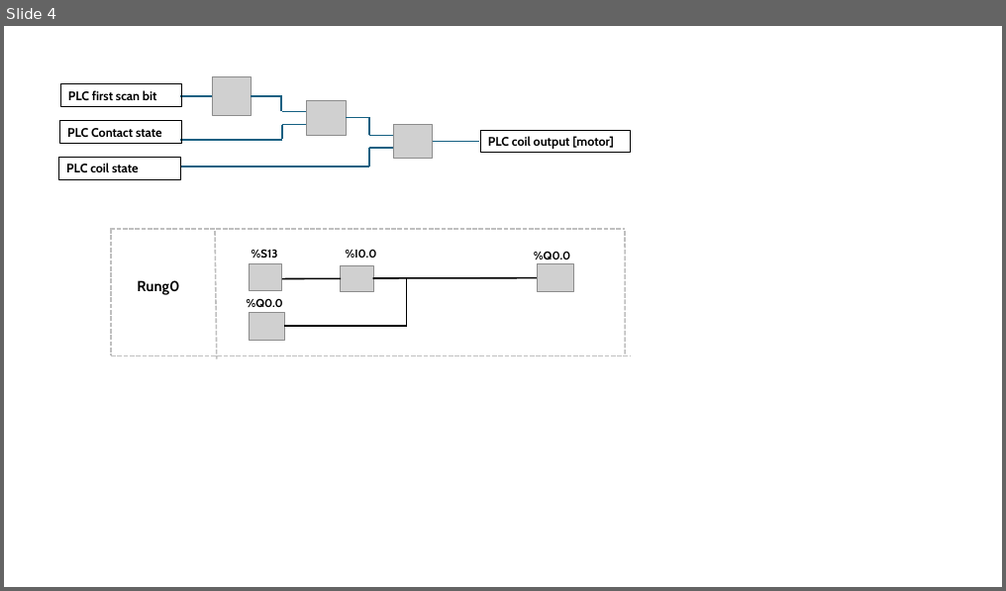
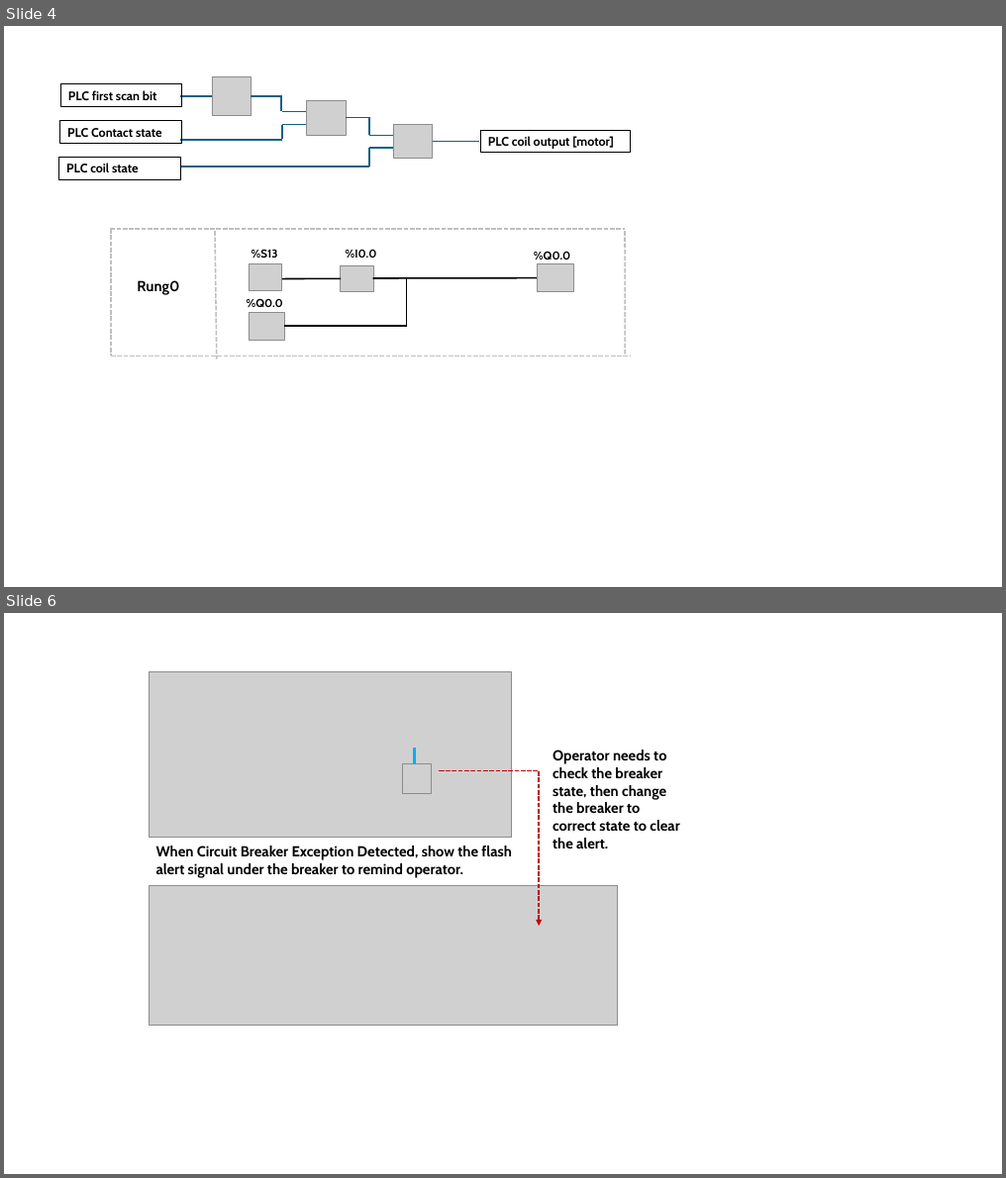
Before and after one commit to LiuYuancheng/IT_OT_IoT_Cyber_Security_Workshop, a slide deck: OT_System_Attack_Case_Study/Power_CircuitBreaker/img/designDoc.pptx. Shown one above the other, each under a label of ours: slide 4 before the commit, slides 4 and 6 after it; the slides between them are not shown. The pictures are 1006x591 and 1006x1178 pixels, drawn with LibreOffice and Linux fonts; fonts in the diff are those of the drawing; grey boxes stand for pictures. Boxes give left, top, right and bottom in pixels: in the first picture for what was removed or moved away, otherwise in the second. Text is boxed around its words. In the diff, an @@ line names an element or a change of style, - is before the commit and + after.

```diff
--- a/OT_System_Attack_Case_Study/Power_CircuitBreaker/img/designDoc.pptx
+++ b/OT_System_Attack_Case_Study/Power_CircuitBreaker/img/designDoc.pptx
@@ slide 6 added at <box>4,613,1002,1174</box>, background #FFFFFF @@
@@ picture added at <box>149,671,511,837</box> @@
@@ line added from (414, 748) to (414, 764), #00B0F0 2.25 pt @@
@@ text added at <box>552,750,679,849</box>, 14 pt, text #000000, bold @@
+Operator needs to check the breaker state, then change the breaker to correct state to clear the alert.
@@ picture added at <box>402,764,432,793</box> @@
@@ elbow arrow added from (440, 771) to (540, 926), #C00000 1.5 pt dashed @@
@@ text added at <box>156,846,512,878</box>, 14 pt, text #000000, bold @@
+When Circuit Breaker Exception Detected, show the flash alert signal under the breaker to remind operator.
@@ picture added at <box>149,885,617,1025</box> @@
```
Also in this commit, not shown: 1 other slide added, 3 other files.
